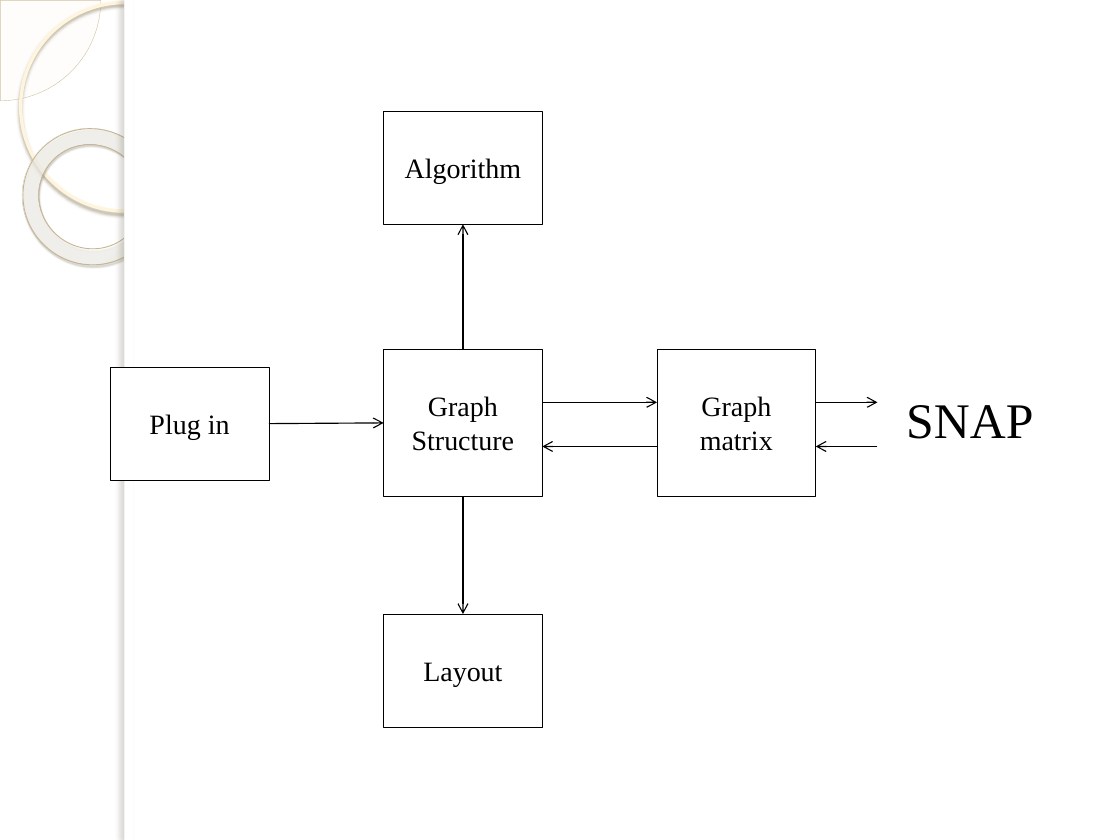
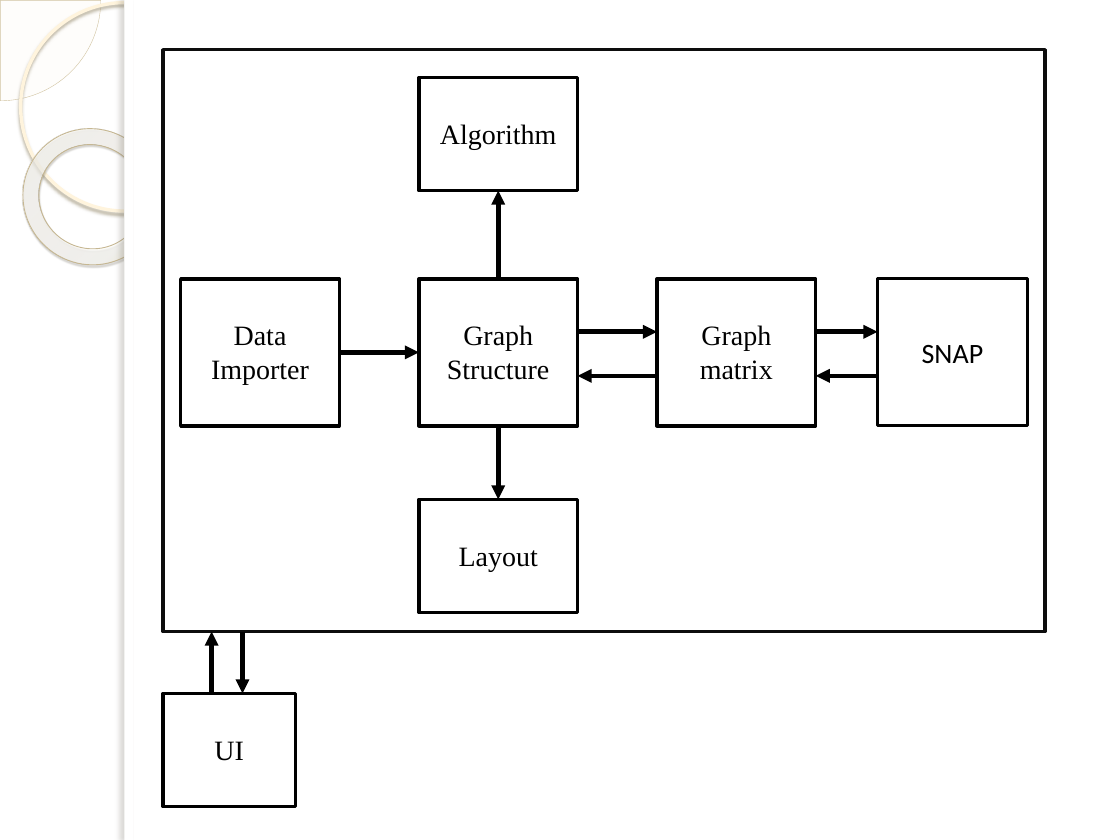
Before and after one commit to 2014-sed-team3/term-project, a slide deck: slide 6 of project/slides/NodeXL_system_architecture.pptx. Drawn at 1120x840 pixels with LibreOffice and Linux fonts; fonts in the diff are those of the drawing; background and template pictures are left out. Boxes give left, top, right and bottom in pixels: in the first picture for what was removed or moved away, otherwise in the second. Text is boxed around its words. In the diff, an @@ line names an element or a change of style, - is before the commit and + after.

```diff
--- a/project/slides/NodeXL_system_architecture.pptx
+++ b/project/slides/NodeXL_system_architecture.pptx
@@ rectangle added at [164,49,1045,632], outline #0D0D0D 2 pt @@
@@ rectangle "Algorithm": place and size @@
-rectangle "Algorithm" at [384,111,543,224]
+rectangle "Algorithm" at [419,77,578,190]
@@ arrow moved from (463, 349) - (463, 224) to (498, 279) - (498, 190) @@
@@ arrow (498, 279) - (498, 190): stroke #000000 0.75 pt to #000000 3 pt; arrowheads changed @@
@@ outline #000000 0.25 pt to #000000 2.25 pt in 5 elements at [419,77,578,190], [657,279,816,426], [419,279,578,426], [419,500,578,613], [180,279,339,426] @@
@@ rectangle "Data Importer": place and size @@
-rectangle "Data Importer" at [110,367,269,480]
+rectangle "Data Importer" at [180,279,339,426]
@@ rectangle "Graph": place and size @@
-rectangle "Graph" at [384,349,543,496]
+rectangle "Graph" at [419,279,578,426]
@@ rectangle "SNAP": place and size @@
-rectangle "SNAP" at [906,405,1033,439]
+rectangle "SNAP" at [877,279,1027,426]
@@ rectangle "SNAP" at [877,279,1027,426]: size 32 to 18 pt, font Times New Roman to Calibri; alignment left to centre; vertical alignment top to middle; outline none to #000000 2 pt @@
@@ text in rectangle at [211,326,309,385]: text changed @@
-Plug in
+Data Importer
@@ arrow moved from (269, 423) - (384, 423) to (339, 353) - (419, 353) @@
@@ arrow (339, 353) - (419, 353): stroke #000000 0.75 pt to #000000 3 pt; arrowheads changed @@
@@ arrow moved from (542, 402) - (657, 402) to (578, 332) - (657, 332) @@
@@ arrow (578, 332) - (657, 332): stroke #000000 0.75 pt to #000000 3 pt; arrowheads changed @@
@@ arrow (815, 332) - (877, 332): stroke #000000 0.75 pt to #000000 3 pt; arrowheads changed @@
@@ arrow moved from (657, 447) - (542, 447) to (657, 376) - (578, 376) @@
@@ arrow (657, 376) - (578, 376): stroke #000000 0.75 pt to #000000 3 pt; arrowheads changed @@
@@ 2 arrows, 1 rectangle: place and size @@
-2 arrows, 1 rectangle at [657,349,877,496]
+2 arrows, 1 rectangle at [657,279,877,426]
@@ arrow (877, 376) - (815, 376): stroke #000000 0.75 pt to #000000 3 pt; arrowheads changed @@
@@ arrow moved from (463, 496) - (463, 614) to (498, 426) - (498, 500) @@
@@ arrow (498, 426) - (498, 500): stroke #000000 0.75 pt to #000000 3 pt; arrowheads changed @@
@@ rectangle "Layout": place and size @@
-rectangle "Layout" at [384,614,543,727]
+rectangle "Layout" at [419,500,578,613]
@@ arrow added from (212, 693) to (212, 632), #000000 3 pt @@
@@ arrow added from (243, 632) to (243, 693), #000000 3 pt @@
@@ rectangle added at [164,693,296,806], fill #FFFFFF, outline #000000 2.25 pt, 18 pt, text #000000 @@
+UI
```
Also in this commit, not shown: 1 other slide changed.
